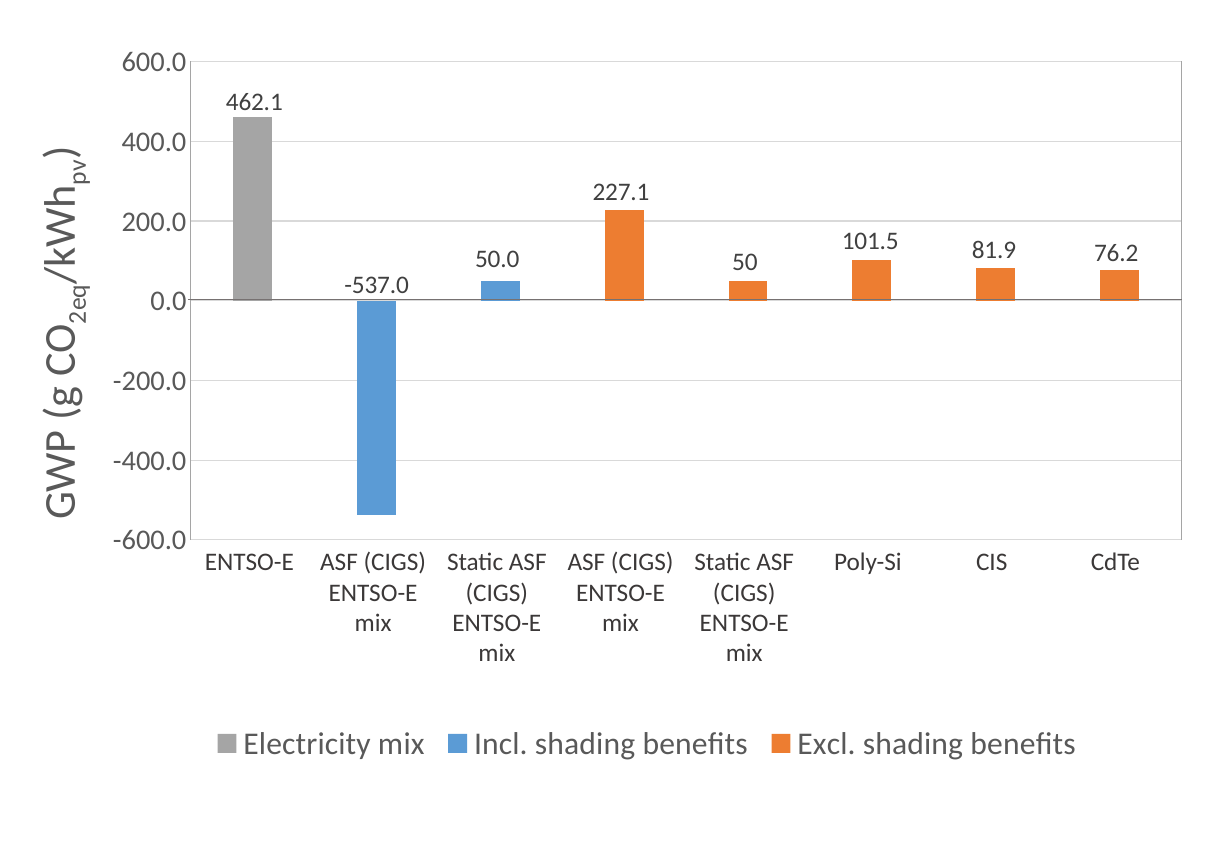
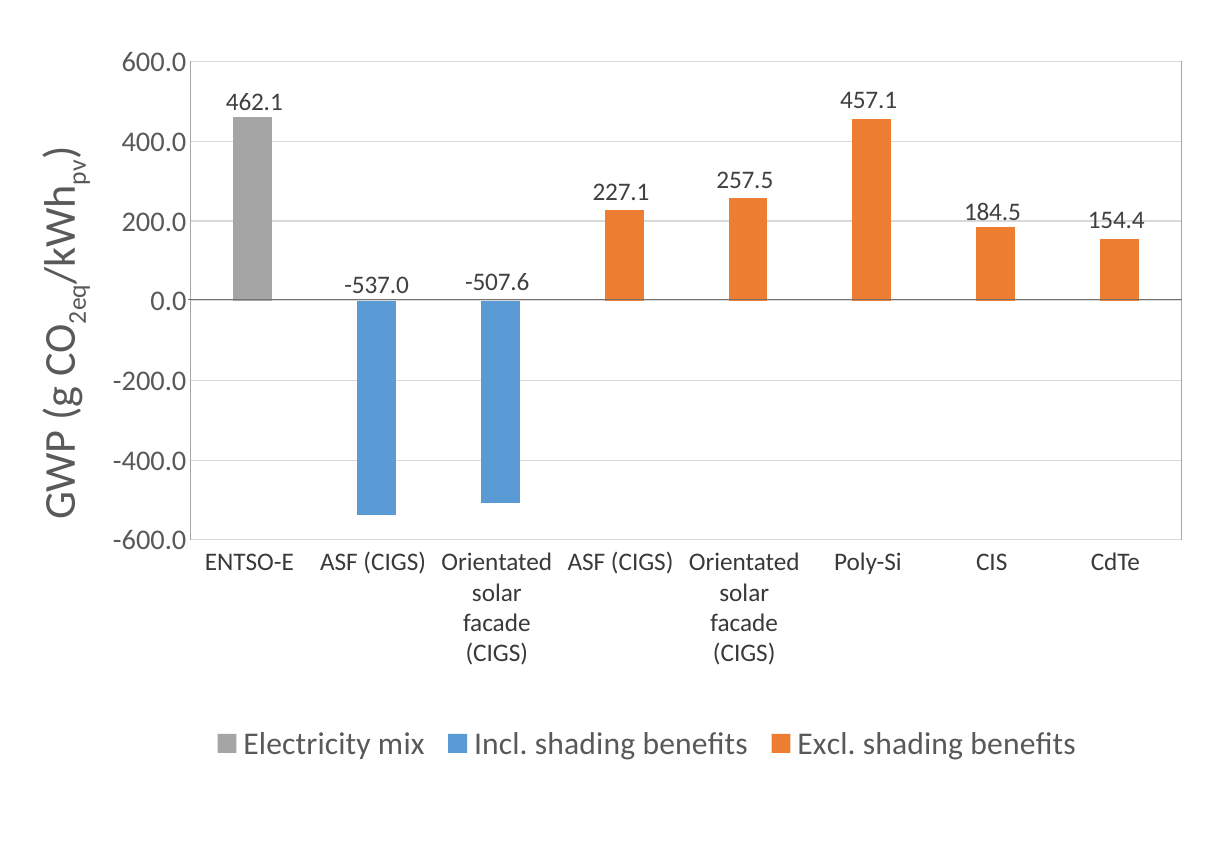
Before and after one commit to architecture-building-systems/LCA_Paper, a slide deck: slide 19 of elsarticle/Images/Thesis charts.pptx. Drawn at 1232x853 pixels with LibreOffice and Linux fonts; fonts in the diff are those of the drawing. Boxes give left, top, right and bottom in pixels: in the first picture for what was removed or moved away, otherwise in the second. Text is boxed around its words. In the diff, an @@ line names an element or a change of style, - is before the commit and + after.

```diff
--- a/elsarticle/Images/Thesis charts.pptx
+++ b/elsarticle/Images/Thesis charts.pptx
@@ column stacked chart at <box>27,42,1204,775</box> @@
@@ Incl. shading benefits, 3: 50 to -507.6 @@
-Excl. shading benefits: -, -, -, 227.1, 50, 101.5, 81.9, 76.2
+Excl. shading benefits: -, -, -, 227.1, 257.5, 457.1, 184.5, 154.4
@@ text at <box>320,551,426,574</box>: text changed @@
-ASF (CIGS) ENTSO-E mix
+ASF (CIGS)
@@ text at <box>441,552,552,665</box>: text changed @@
-Static ASF (CIGS) ENTSO-E mix
+Orientated solar facade (CIGS)
@@ text at <box>568,552,674,573</box>: text changed @@
-ASF (CIGS) ENTSO-E mix
+ASF (CIGS)
@@ text at <box>689,552,800,664</box>: text changed @@
-Static ASF (CIGS) ENTSO-E mix
+Orientated solar facade (CIGS)
```
Also in this commit, not shown: 1 other slide changed, 4 other files.
